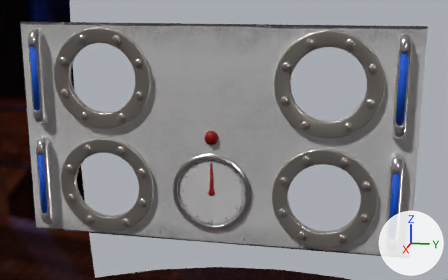
A saved change to the glTF model SRC/models/overlay.gltf.
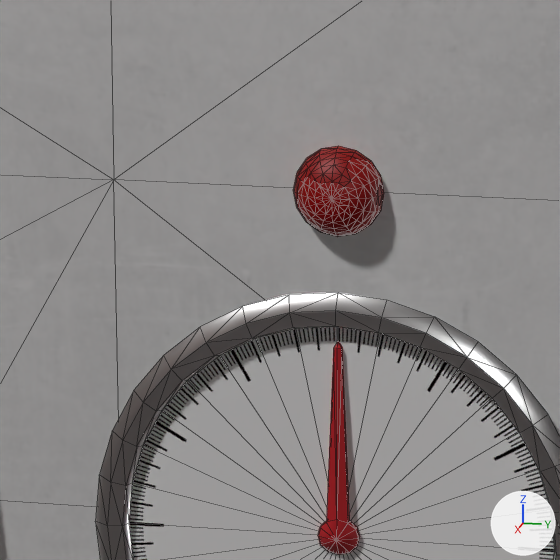
The first picture shows the older version from a camera (50 mm lens) standing at (50.9, 11.2, 12.5) and looking at (0.4, 1.1, -0.1). The close-ups show both versions on the part from 35% to 55% of the width and 38% to 70% of the height of that picture; other places that the commit changed are outside them. The axes (+X, +Y, +Z) are drawn at lower right. The lights are the same throughout. The close-ups show mesh edges as thin lines. Where no turn or scale is listed for an object, it has been applied to the vertices.

Names of what the first close-up shows: 'MSH_Clock', 'MSH_ClockBG', 'MSH_ClockEdge', 'MSH_Fond', 'Sphere'.
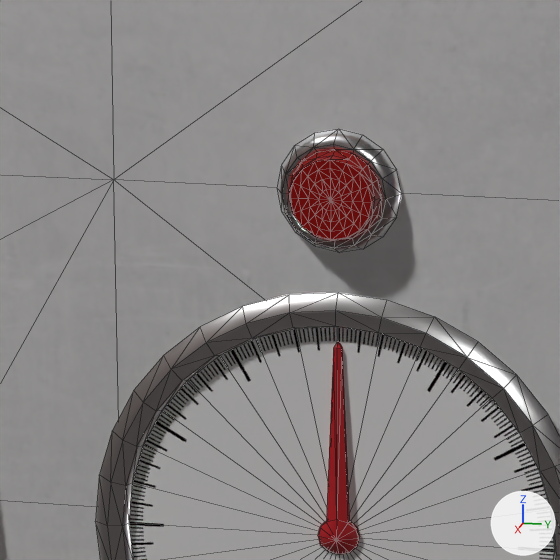
Changed parts and their boxes [x1, y1, x2, y2] in the close-ups (560 x 560 px):
'MSH_AlarmLED', added: after [289, 149, 381, 241]
'Sphere', deleted: before [293, 146, 384, 237]
'MSH_AlarmLEDEdges', added: after [277, 129, 401, 253]

What changed in the scene script:
```text
Add mat_msh_alarmlededges:
    mat_msh_alarmlededges = principled_material('MSH_AlarmLEDEdges')
    mat_msh_alarmlededges.base_color = (1.0, 1.0, 1.0)  # white #ffffff
    mat_msh_alarmlededges.metallic = 0.917
    mat_msh_alarmlededges.roughness = 0.217
Add me_sphere_003:
    me_sphere_003.from_pydata(...)  # 48 vertices, 64 faces; spans x 0.0..0.31, y -0.87..0.87, z -0.87..0.87
    me_sphere_003.materials.append(mat_msh_alarmlededges)  # white #ffffff
Add me_sphere_1:
    me_sphere_1.from_pydata(...)  # 129 vertices, 240 faces; spans x 0.0..0.53, y -0.81..0.81, z -0.81..0.81
    me_sphere_1.materials.append(mat_mat_alarmlight)  # red #a50000
Remove ob_sphere:
    ob_sphere = bpy.data.objects.new('Sphere', me_sphere)
    ob_sphere.location = (0.3, -0.01, 0.0)
Add ob_msh_alarmlededges:
    ob_msh_alarmlededges = bpy.data.objects.new('MSH_AlarmLEDEdges', me_sphere_003)
    ob_msh_alarmlededges.location = (0.3, -0.01, 0.0)
Add ob_msh_alarmled:
    ob_msh_alarmled = bpy.data.objects.new('MSH_AlarmLED', me_sphere_1)
    ob_msh_alarmled.location = (0.3, -0.01, 0.0)
```
